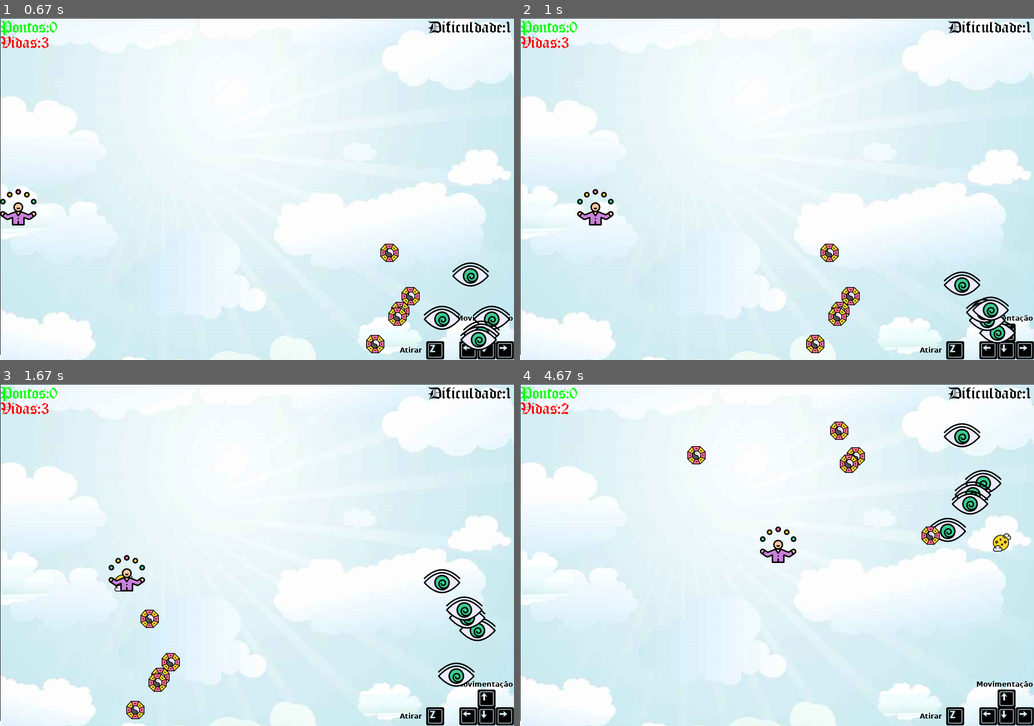
Above: before the commit, frames 1-4 (two rows, left to right).
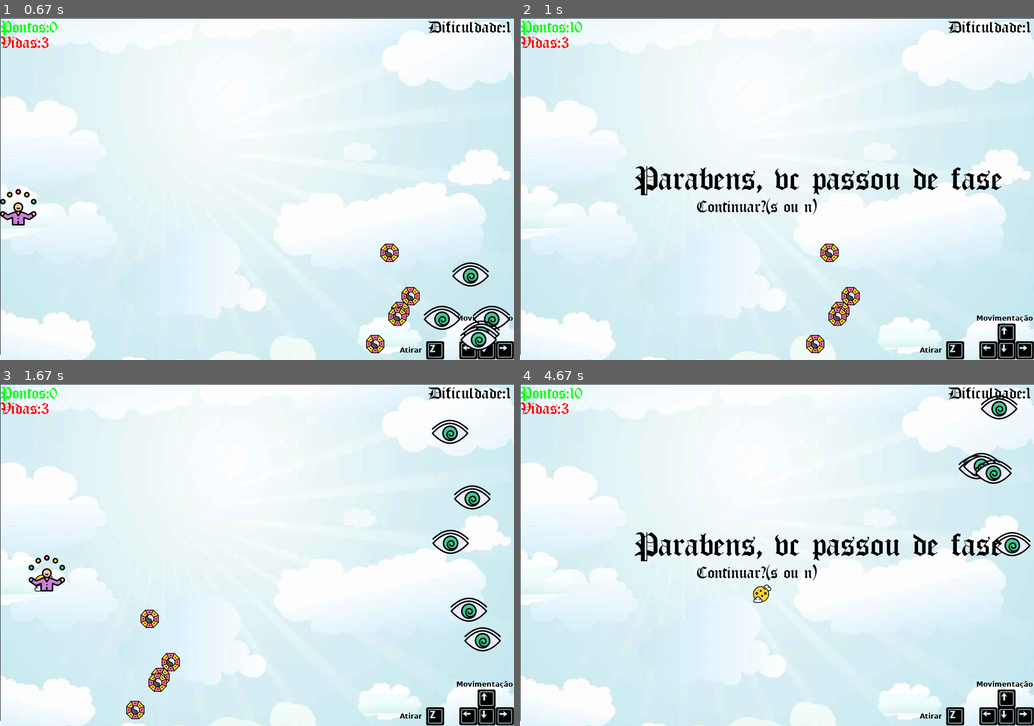
Above: after the commit, the same moments.

Repository: CiceroWesley/projeto-pygame
Game: pygame game, started from main.py
The game is run twice, just before and just after one commit, with the same random seed, the same clock (stepped at 60 frames per second) and the same inputs.
Inputs:
- Up to frame 1 (0.67 s): tap P at 0.33 s
- Up to frame 2 (1 s): hold F from 0.67 s (still down); hold Right from 0.67 s (still down)
- Up to frame 3 (1.67 s): release F at 1.13 s; release Right at 1.13 s; tap S at 1.17 s; hold Right from 1.5 s (still down); tap Z at 1.57 s
- Up to frame 4 (4.67 s): tap Z at 1.87, 2.07, 2.4, 2.7, 3.8, 4.57 s; release Right at 1.97 s; hold Up 2-2.3 s; tap F at 2.15, 4.65 s; hold Right 2.33-2.8 s; tap S at 3.4 s; hold Down 3.73-4.03 s; hold Up from 4.5 s (still down)

Frame 1 is identical in both runs. In frame 2, 3.5% of the frame differs, in the area x 9-97%, y 1-96%; in frame 3, 2.9%; in frame 4, 5.2%, in the area x 8-100%, y 1-64%.

Commit message:
tecla secreta
adição da tecla secreta para pular de nível.

Diff:
--- a/main.py
+++ b/main.py
@@ -199,6 +199,10 @@
                 if evento.key == pygame.K_DOWN:
                     jogadorYmuda = 5
 
+                #tecla secreta
+                if evento.key == pygame.K_f:
+                    pontos = 10
+
                 #tecla z para atirar
                 if evento.key == pygame.K_z:
                     if balaatira == 1:
